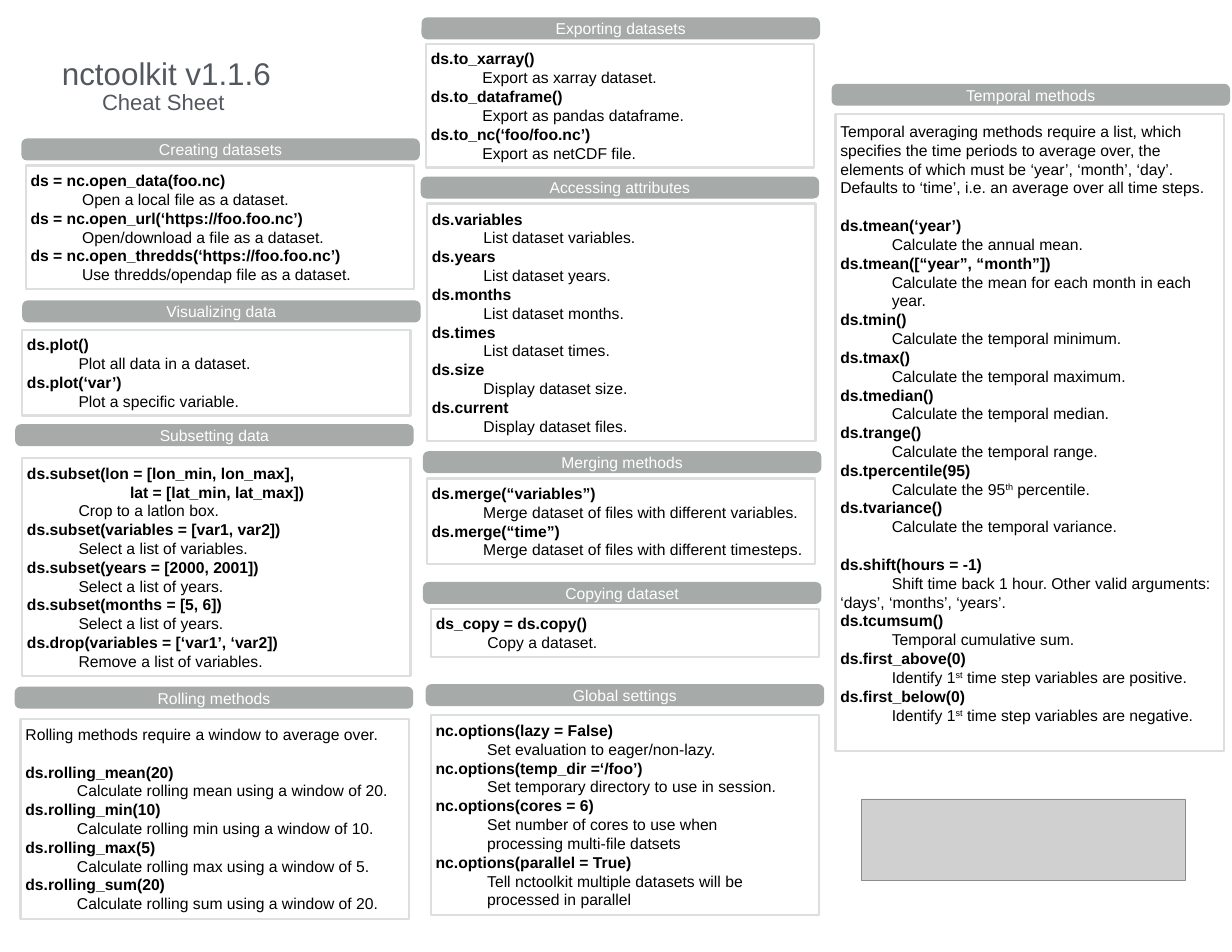
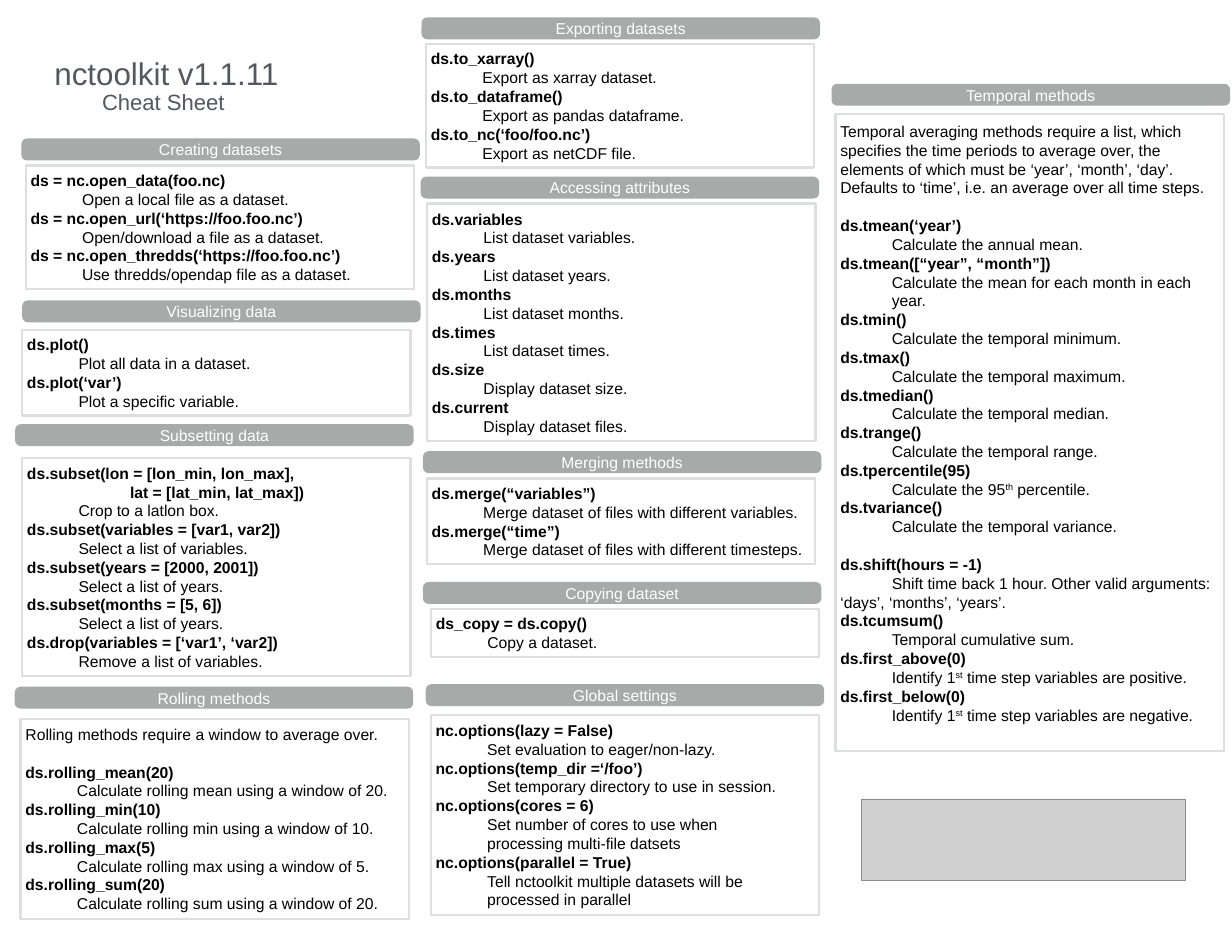
Before and after one commit to pmlmodelling/nctoolkit, a slide deck: slide 1 of cheatsheet/nctoolkit_cheatsheet.pptx. Drawn at 1232x952 pixels with LibreOffice and Linux fonts; fonts in the diff are those of the drawing; grey boxes stand for pictures. Boxes give left, top, right and bottom in pixels: in the first picture for what was removed or moved away, otherwise in the second. Text is boxed around its words. In the diff, an @@ line names an element or a change of style, - is before the commit and + after.

Commit message:
bump  version number in cheatsheets

```diff
--- a/cheatsheet/nctoolkit_cheatsheet.pptx
+++ b/cheatsheet/nctoolkit_cheatsheet.pptx
@@ title at [54, 62, 278, 86]: text changed @@
-nctoolkit v1.1.6
+nctoolkit v1.1.11
```
Also in this commit, not shown: 1 other file.
